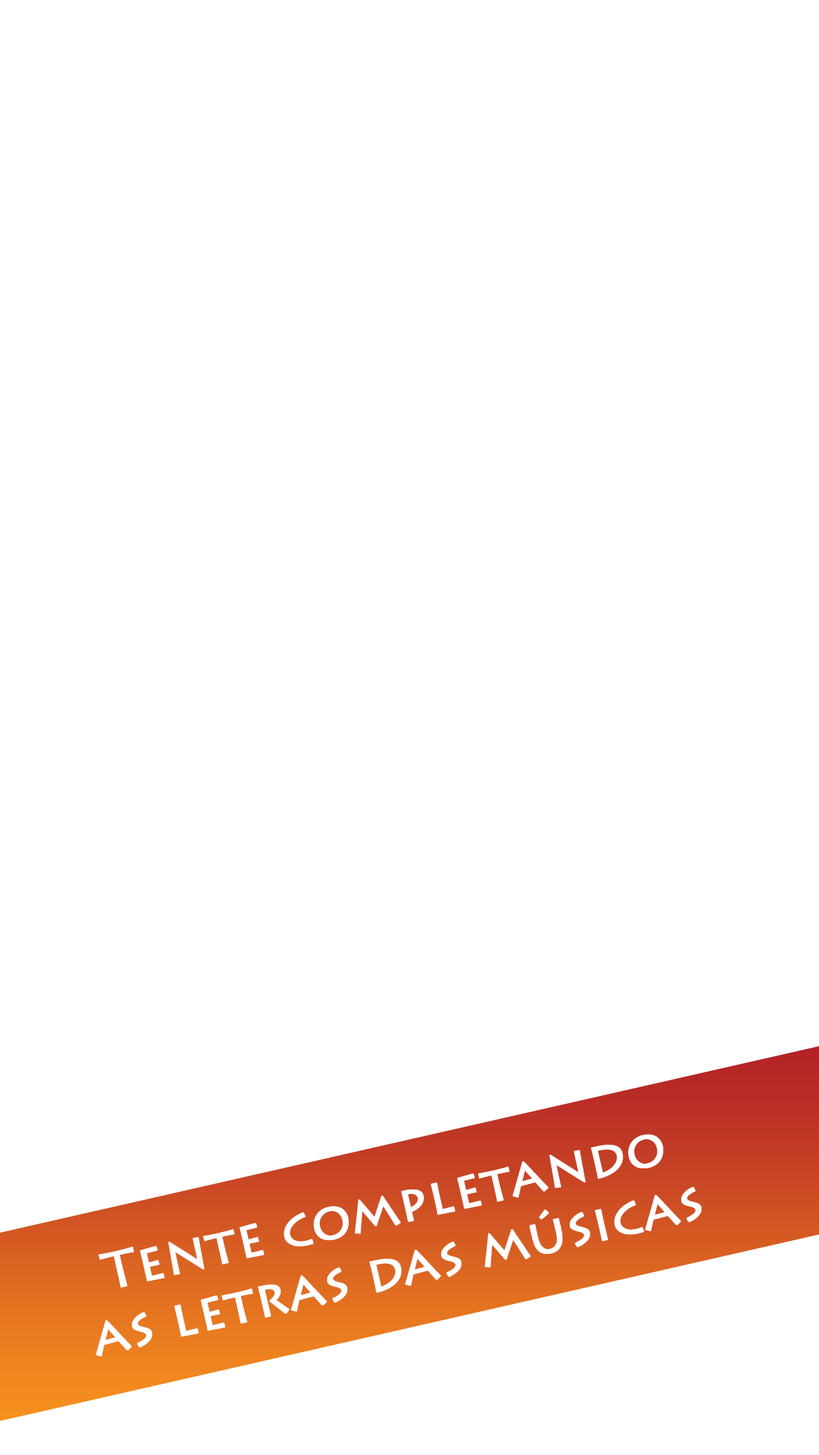
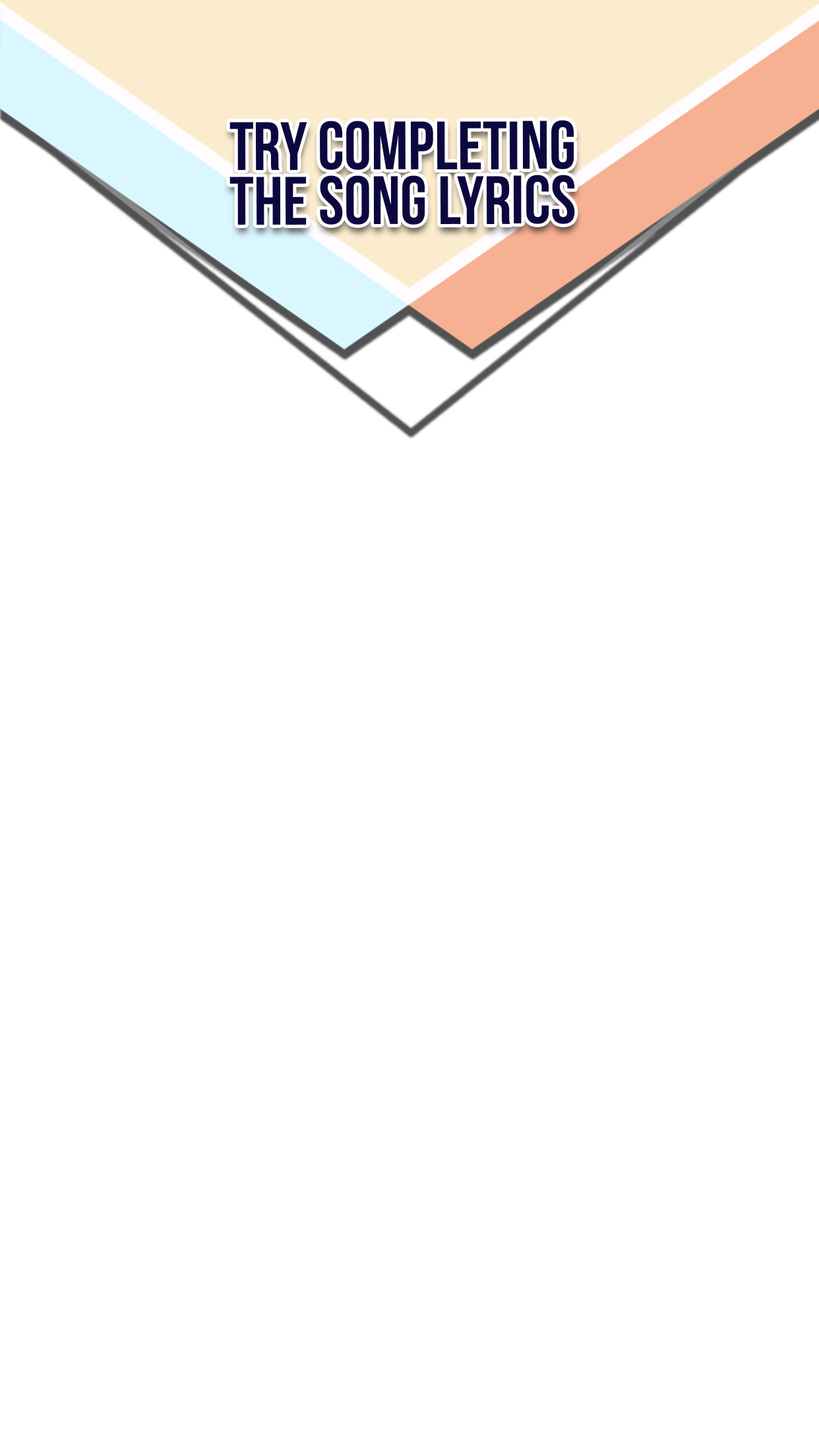
Revision of a layered 819 × 1455 image; what changed, layer by layer:
showed group "en" (4 layers) over [160, 118, 622, 1339]
showed "Try completing the song lyrics", painted on it over [160, 119, 615, 1335]
renamed "Tente completando as letras das músicas" to "Tente completar as letras das músicas", hid it, painted on it over [95, 119, 702, 1358]
showed group "es" (6 layers) over [0, 0, 819, 1328]
added layer "bg-title-store" in group "es" over [0, 0, 819, 428]
added layer "Gradient Fill 1" in group "es" over [0, 0, 819, 439]
hid "Rectangle 2" over [0, 1046, 819, 1422]
